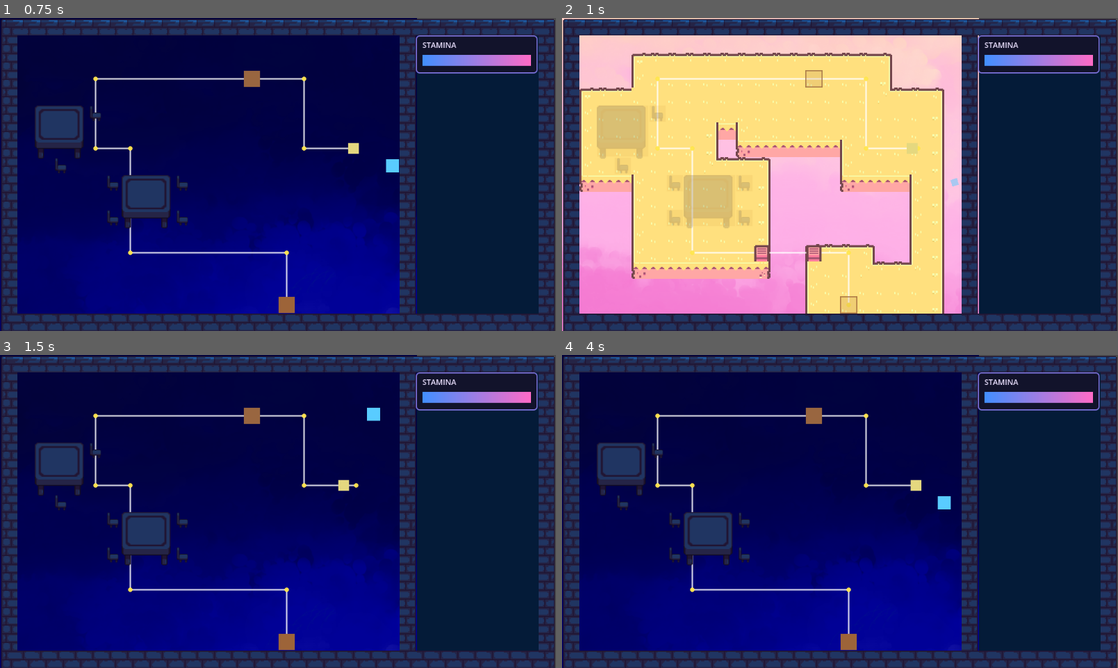
Above: before the commit, frames 1-4 (two rows, left to right).
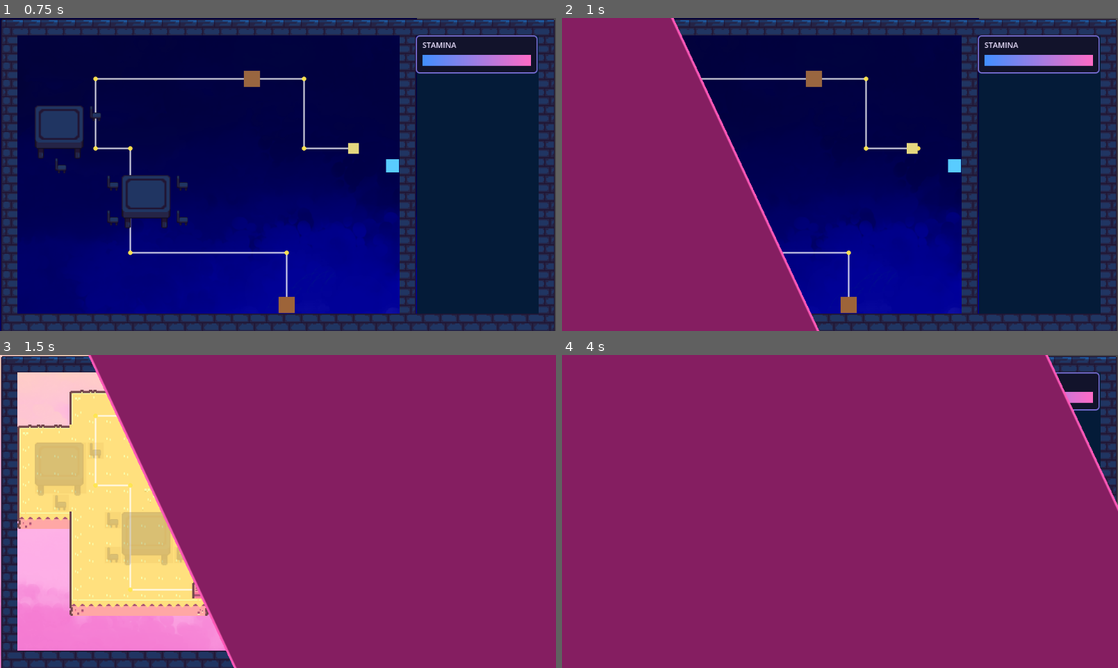
Above: after the commit, the same moments.

Repository: ConanY123/Game-Jam-Drift-MICK
Game: Godot game, scene res://scenes/levels/level-1.tscn
Two runs of this game, one before a commit and one after it. Both use one fixed random seed, a clock stepped at 60 frames per second and the inputs below.
Inputs:
- Up to frame 1 (0.75 s): tap Enter at 0.5 s; hold D (move_right) from 0.53 s (still down); hold Z (interact) from 0.53 s (still down)
- Up to frame 2 (1 s): keep holding D (move_right); keep holding Z (interact); tap Space at 0.77 s; tap C (switch_realm) at 0.8 s
- Up to frame 3 (1.5 s): release D (move_right) at 1.28 s; release Z (interact) at 1.28 s; hold S (move_down) from 1.28 s (still down); tap C (switch_realm) at 1.35 s
- Up to frame 4 (4 s): tap Space at 1.52, 3.02, 3.77 s; tap R at 1.55, 2.1, 3.8 s; release S (move_down) at 2.03 s; hold D (move_right) 2.03-2.78 s; hold Z (interact) 2.03-2.78 s; hold W (move_up) 2.78-3.53 s; tap Z (interact) at 2.85 s; tap C (switch_realm) at 3.05 s; hold A (move_left) from 3.53 s (still down); hold C (switch_realm) from 3.53 s (still down)

Frame 1 is identical in both runs. In frame 2, 68% of the frame differs, in the area x 0-75%, y 0-100%; in frame 3, 94%; in frame 4, 97%, in the area x 0-100%, y 0-100%.

Commit message:
cool transition that totally didnt break like 4 different things

Diff:
--- a/project.godot
+++ b/project.godot
@@ -19,6 +19,7 @@
 
 AudioManager="*res://scenes/levels/audio_manager.tscn"
 LevelManager="*res://scripts/core/level_manager.gd"
+TransitionManager="*res://scripts/core/transition_manager.gd"
 
 [audio]
 
--- a/scenes/ui/result_overlay.tscn
+++ b/scenes/ui/result_overlay.tscn
@@ -28,5 +28,5 @@
 [node name="Sub" type="Label" parent="Center/Box" unique_id=1848997085]
 layout_mode = 2
 theme_override_font_sizes/font_size = 20
-text = "Press R to retry"
+text = "Restarting..."
 horizontal_alignment = 1
--- a/scripts/core/level_base.gd
+++ b/scripts/core/level_base.gd
@@ -6,6 +6,11 @@
 
 @export var debug_grid := true
 @export var level_number: int = 1
+@export_range(0.0, 5.0, 0.1) var death_transition_duration := 1.0
+@export_range(0.0, 5.0, 0.1) var death_screen_duration := 1.25
+@export_range(0.0, 5.0, 0.1) var reset_transition_duration := 1.0
+@export_range(0.0, 5.0, 0.1) var realm_transition_duration := 1.0
+@export_range(0.0, 5.0, 0.1) var completion_transition_duration := 1.0
 
 enum Realm {
 	PHYSICAL,
@@ -32,6 +37,8 @@
 
 var dream_floor := {}  # Vector2i -> true
 var player: Player
+var result_overlay: Node
+var _level_ended := false
 
 func add_dream_floor(rect: Rect2i) -> void:
 	for x in range(rect.position.x, rect.end.x):
@@ -79,21 +86,29 @@
 	realm_changed.connect(func(_r): _update_layers())
 	var overlay := RESULT_OVERLAY_SCENE.instantiate()
 	add_child(overlay)
-	overlay.call("setup", self)
+	result_overlay = overlay
 	var stamina_bar := STAMINA_BAR_SCENE.instantiate()
 	add_child(stamina_bar)
 	stamina_bar.call("setup", self)
 	AudioManager.play_music(level_number)   # start this level's track (runs on load + every retry)
-	level_won.connect(func(): get_node("/root/LevelManager").call_deferred("advance_level"))
+	level_won.connect(_on_level_won)
+	level_lost.connect(_on_level_lost)
 	queue_redraw()
 
 func build() -> void:
 	pass  # levels override this
 
+func gameplay_locked() -> bool:
+	var transitions := get_node_or_null("/root/TransitionManager")
+	return _level_ended or (
+		transitions != null and transitions.call("is_transitioning")
+	)
+
 func _unhandled_input(event: InputEvent) -> void:
+	if _level_ended:
+		return
 	if event is InputEventKey and event.pressed and not event.echo and event.keycode == KEY_R:
-		get_node("/root/AudioManager").call("play_music", level_number)
-		get_tree().reload_current_scene()
+		_play_transition(reset_transition_duration, _reset_level)
 	elif event.is_action_pressed("switch_realm"):
 		switch_realm()
 
@@ -104,9 +119,78 @@
 		and not player.can_switch_to_physical()
 	):
 		return
+	var wipe_color := Color(0.52, 0.12, 0.38, 1.0)
+	var edge_color := Color(1.0, 0.35, 0.72, 1.0)
+	if realm == Realm.DREAM:
+		wipe_color = Color(0.08, 0.16, 0.36, 1.0)
+		edge_color = Color(0.38, 0.7, 1.0, 1.0)
+	_play_transition(
+		realm_transition_duration,
+		_apply_realm_switch,
+		wipe_color,
+		edge_color
+	)
+
+func _apply_realm_switch() -> void:
 	realm = Realm.DREAM if realm == Realm.PHYSICAL else Realm.PHYSICAL
 	realm_changed.emit(realm)
 	queue_redraw()
+
+func _reset_level() -> bool:
+	get_node("/root/AudioManager").call("play_music", level_number)
+	var error := get_tree().reload_current_scene()
+	if error != OK:
+		push_error("Could not reload level: %s" % error_string(error))
+		return false
+	return true
+
+func _on_level_won() -> void:
+	if _level_ended:
+		return
+	_level_ended = true
+	_play_transition(
+		completion_transition_duration,
+		_complete_level,
+		Color(0.12, 0.28, 0.16, 1.0),
+		Color(0.55, 1.0, 0.65, 1.0)
+	)
+
+func _on_level_lost(reason: String) -> void:
+	if _level_ended:
+		return
+	_level_ended = true
+	result_overlay.call("show_loss", reason)
+	_restart_after_death()
+
+func _restart_after_death() -> void:
+	await get_tree().create_timer(death_screen_duration).timeout
+	_play_transition(
+		death_transition_duration,
+		_reset_level,
+		Color.BLACK,
+		Color.BLACK,
+		true
+	)
+
+func _play_transition(
+	duration: float,
+	action: Callable,
+	wipe_color := Color(0.015, 0.02, 0.055, 1.0),
+	edge_color := Color(0.35, 0.85, 1.0, 1.0),
+	wait_for_scene_change := false
+) -> void:
+	get_node("/root/TransitionManager").call(
+		"play",
+		duration,
+		action,
+		wipe_color,
+		edge_color,
+		wait_for_scene_change
+	)
+
+func _complete_level() -> void:
+	result_overlay.call("show_win")
+	get_node("/root/LevelManager").call("advance_level")
 
 # ---------- occupancy ----------
 
--- /dev/null
+++ b/scripts/core/transition_manager.gd
@@ -0,0 +1,105 @@
+extends CanvasLayer
+
+const WIPE_SHADER := preload("res://shaders/screen_wipe.gdshader")
+const SCENE_CHANGE_TIMEOUT := 10.0
+
+var _wipe: ColorRect
+var _material: ShaderMaterial
+var _transitioning := false
+var _waiting_for_scene_change := false
+var _scene_changed := false
+var _scene_before_transition_id := 0
+
+func is_transitioning() -> bool:
+	return _transitioning
+
+func _ready() -> void:
+	layer = 100
+	get_tree().scene_changed.connect(_on_scene_changed)
+	_wipe = ColorRect.new()
+	_wipe.name = "ScreenWipe"
+	_wipe.set_anchors_and_offsets_preset(Control.PRESET_FULL_RECT)
+	_wipe.mouse_filter = Control.MOUSE_FILTER_STOP
+	_wipe.visible = false
+	_material = ShaderMaterial.new()
+	_material.shader = WIPE_SHADER
+	_wipe.material = _material
+	add_child(_wipe)
+
+func play(
+	duration: float,
+	on_covered: Callable,
+	wipe_color := Color(0.015, 0.02, 0.055, 1.0),
+	edge_color := Color(0.35, 0.85, 1.0, 1.0),
+	wait_for_scene_change := false
+) -> void:
+	if _transitioning:
+		return
+	_transitioning = true
+	_wipe.visible = true
+	_material.set_shader_parameter("progress", 0.0)
+	_material.set_shader_parameter("opening", false)
+	_material.set_shader_parameter("wipe_color", wipe_color)
+	_material.set_shader_parameter("edge_color", edge_color)
+
+	var half_duration := maxf(duration, 0.0) * 0.5
+	var tween := create_tween()
+	tween.tween_method(
+		Callable(self, "_set_progress").bind(false),
+		0.0,
+		1.0,
+		half_duration
+	)
+	tween.tween_callback(func():
+		_run_covered_action(on_covered, half_duration, wait_for_scene_change)
+	)
+
+func _run_covered_action(
+	action: Callable,
+	open_duration: float,
+	wait_for_scene_change: bool
+) -> void:
+	_waiting_for_scene_change = wait_for_scene_change
+	_scene_changed = false
+	var current_scene := get_tree().current_scene
+	_scene_before_transition_id = (
+		current_scene.get_instance_id() if current_scene != null else 0
+	)
+	var action_result: Variant
+	if action.is_valid():
+		action_result = action.call()
+	if wait_for_scene_change and action_result != false:
+		var start_time := Time.get_ticks_msec()
+		while not _scene_changed and not _replacement_scene_is_ready():
+			if (Time.get_ticks_msec() - start_time) / 1000.0 >= SCENE_CHANGE_TIMEOUT:
+				push_error("Timed out waiting for the replacement scene during transition.")
+				break
+			await get_tree().process_frame
+	_waiting_for_scene_change = false
+
+	var tween := create_tween()
+	tween.tween_method(
+		Callable(self, "_set_progress").bind(true),
+		0.0,
+		1.0,
+		open_duration
+	)
+	tween.tween_callback(func():
+		_wipe.visible = false
+		_transitioning = false
+	)
+
+func _on_scene_changed(_scene: Node) -> void:
+	if _waiting_for_scene_change:
+		_scene_changed = true
+
+func _replacement_scene_is_ready() -> bool:
+	var current_scene := get_tree().current_scene
+	return (
+		current_scene != null
+		and current_scene.get_instance_id() != _scene_before_transition_id
+	)
+
+func _set_progress(progress: float, opening: bool) -> void:
+	_material.set_shader_parameter("progress", progress)
+	_material.set_shader_parameter("opening", opening)
--- a/scripts/player/player.gd
+++ b/scripts/player/player.gd
@@ -33,7 +33,7 @@
 var push_target: Pushable
 var push_dir := Vector2i.ZERO
 var push_timer := 0.0
-var locked_to: Pushable  # box just pushed; key must be released before using another
+var interact_locked := false
 
 # Bow: picked up from a BowPickup. While held, holding interact draws the bow
 # (aim with WASD/arrows, you stand still and don't push), releasing fires an
@@ -69,6 +69,8 @@
 func _physics_process(delta: float) -> void:
 	if level == null:
 		return
+	if level.gameplay_locked():
+		return
 	_recover_stamina(delta)
 
 	# Falling takes over everything: no walking, no pushing until we land.
@@ -85,13 +87,19 @@
 
 	if shoot_cd > 0.0:
 		shoot_cd -= delta
+	if interact_locked and not Input.is_action_pressed("interact"):
+		interact_locked = false
 
 	# Bow + interact key is shared with pushing. Pushing wins when you're pressing
 	# into a pushable box (so you can still clear the real world with the bow in
 	# hand); otherwise holding interact draws the bow and aims (WASD steer),
 	# releasing fires. If we're mid-aim already, keep aiming until the key is
 	# released so a shot doesn't get cancelled by brushing a box.
-	if has_bow and (aiming or (push_target == null and not _pressing_into_pushable())):
+	if (
+		not interact_locked
+		and has_bow
+		and (aiming or (push_target == null and not _pressing_into_pushable()))
+	):
 		if _update_bow():
 			queue_redraw()
 			return
@@ -135,7 +143,7 @@
 	# Clear any push state so we don't resume shoving mid-fall.
 	push_target = null
 	push_timer = 0.0
-	locked_to = null
+	interact_locked = false
 
 func _end_fall() -> void:
 	falling = false
@@ -220,12 +228,10 @@
 	# shoved there; likewise dream objects can only be pushed from the dream.)
 	if target != null and target.realm != level.realm:
 		target = null
-	# Releasing the key clears the lock.
-	if not Input.is_action_pressed("interact"):
-		locked_to = null
-	# Key is still held from the last push, so other boxes are ignored.
-	if target != null and locked_to != null and target != locked_to:
-		target = null
+	if interact_locked:
+		push_target = null
+		push_timer = 0.0
+		return
 
 	if target == null:
 		push_target = null
@@ -251,7 +257,7 @@
 	if push_timer >= target.hold_time():
 		push_timer = 0.0
 		if target.try_push(dir):
-			locked_to = target
+			interact_locked = true
 			# Pushing in the real world costs stamina, scaled by weight.
 			if level.realm == LevelBase.Realm.PHYSICAL:
 				_spend_stamina(target.weight)
@@ -305,7 +311,6 @@
 		# Clear any push state so releasing the key doesn't trigger a shove.
 		push_target = null
 		push_timer = 0.0
-		locked_to = null
 		return true
 	# Key released: if we were drawing, loose an arrow.
 	if aiming:
--- a/scripts/ui/result_overlay.gd
+++ b/scripts/ui/result_overlay.gd
@@ -1,25 +1,20 @@
 class_name ResultOverlay
 extends CanvasLayer
 
-# Minimal win/lose banner. Listens to the level and shows a message.
-# Press R to restart (LevelBase already reloads the scene on R).
+# Minimal win/lose banner. LevelBase controls when each message is shown.
 
 @onready var _title: Label = $Center/Box/Title
 @onready var _sub: Label = $Center/Box/Sub
 
 
-func setup(level: LevelBase) -> void:
-	level.level_won.connect(_on_won)
-	level.level_lost.connect(_on_lost)
-
 func _ready() -> void:
 	visible = false
 
-func _on_won() -> void:
+func show_win() -> void:
 	_show("YOU KEPT HIM SAFE", "Press R to replay", Color(0.5, 1.0, 0.6))
 
-func _on_lost(reason: String) -> void:
-	_show("GAME OVER", "He %s. Press R to retry." % reason, Color(1.0, 0.5, 0.5))
+func show_loss(reason: String) -> void:
+	_show("GAME OVER", "He %s. Restarting..." % reason, Color(1.0, 0.5, 0.5))
 	get_node("/root/AudioManager").call("play_game_over")
 
 func _show(title: String, subtitle: String, color: Color) -> void:
--- /dev/null
+++ b/shaders/screen_wipe.gdshader
@@ -0,0 +1,21 @@
+shader_type canvas_item;
+
+uniform float progress : hint_range(0.0, 1.0) = 0.0;
+uniform bool opening = false;
+uniform vec4 wipe_color : source_color = vec4(0.015, 0.02, 0.055, 1.0);
+uniform vec4 edge_color : source_color = vec4(0.35, 0.85, 1.0, 1.0);
+uniform float edge_width : hint_range(0.001, 0.05) = 0.003;
+uniform float angle_degrees : hint_range(10.0, 80.0) = 65.0;
+
+void fragment() {
+	float aspect_correction = SCREEN_PIXEL_SIZE.x / SCREEN_PIXEL_SIZE.y;
+	float slope = aspect_correction / tan(radians(angle_degrees));
+	float position = UV.x - slope * (UV.y - 0.5);
+	float min_position = -slope * 0.5;
+	float max_position = 1.0 + slope * 0.5;
+	float boundary = mix(min_position, max_position, progress);
+	float covered = opening ? step(boundary, position) : step(position, boundary);
+	float edge = 1.0 - smoothstep(edge_width, edge_width * 2.0, abs(position - boundary));
+	COLOR = mix(vec4(0.0), wipe_color, covered);
+	COLOR = mix(COLOR, edge_color, edge * covered);
+}
Not shown, added: scripts/core/transition_manager.gd.uid
Not shown, added: shaders/screen_wipe.gdshader.uid
